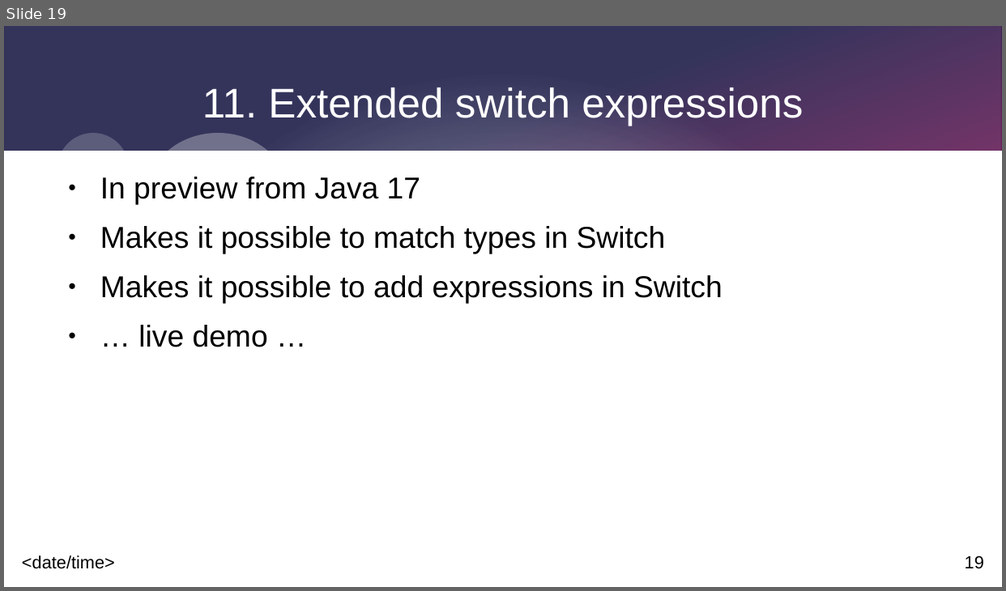
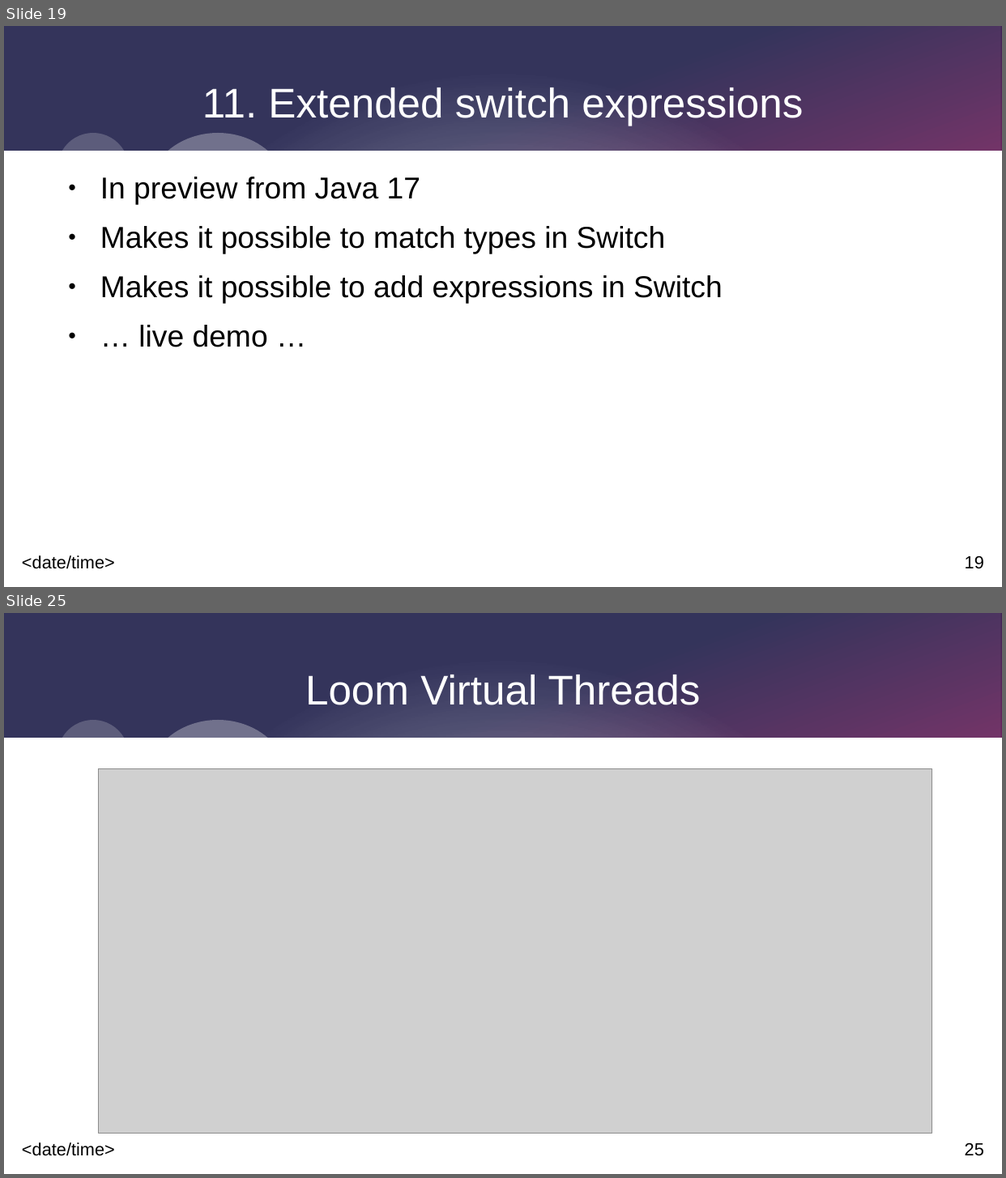
Before and after one commit to johnnyegel/Talk_JavaLatestAndGreatest, a slide deck: Presentation/JavaLatestAndGreatest.odp. Shown one above the other, each under a label of ours: slide 19 before the commit, slides 19 and 25 after it; the slides between them are not shown. The pictures are 1006x591 and 1006x1178 pixels, drawn with LibreOffice and Linux fonts; fonts in the diff are those of the drawing; grey boxes stand for pictures. Boxes give left, top, right and bottom in pixels: in the first picture for what was removed or moved away, otherwise in the second. Text is boxed around its words. In the diff, an @@ line names an element or a change of style, - is before the commit and + after.

Commit message:
Added idea settings, as this was troublesome to configure. Added Loom examples and worked more on presentation

```diff
--- a/Presentation/JavaLatestAndGreatest.odp
+++ b/Presentation/JavaLatestAndGreatest.odp
@@ slide 25 added at (4, 613, 1002, 1174), background #FFFFFF; not listed: 8 template elements that a slide beside it also shows @@
@@ title added at (305, 675, 701, 705), 33 pt, text #FFFFFF @@
+Loom Virtual Threads
@@ picture added at (98, 769, 932, 1134) @@
```
Also in this commit, not shown: 2 slides changed, 6 other slides added, 4 other files.
